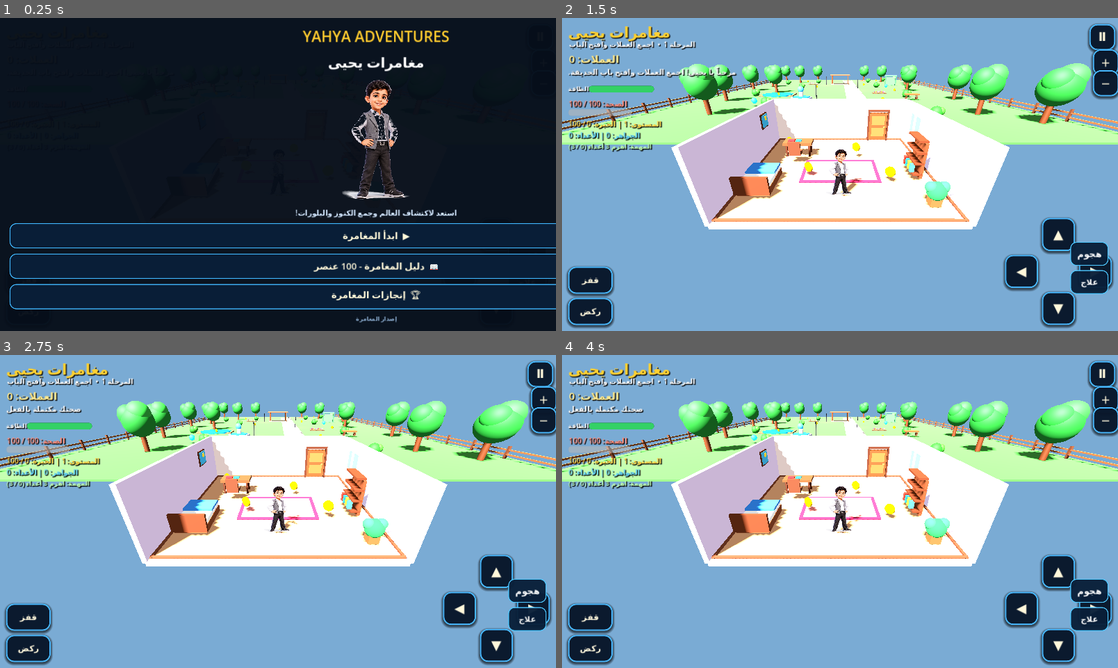
Above: before the commit, frames 1-4 (two rows, left to right).
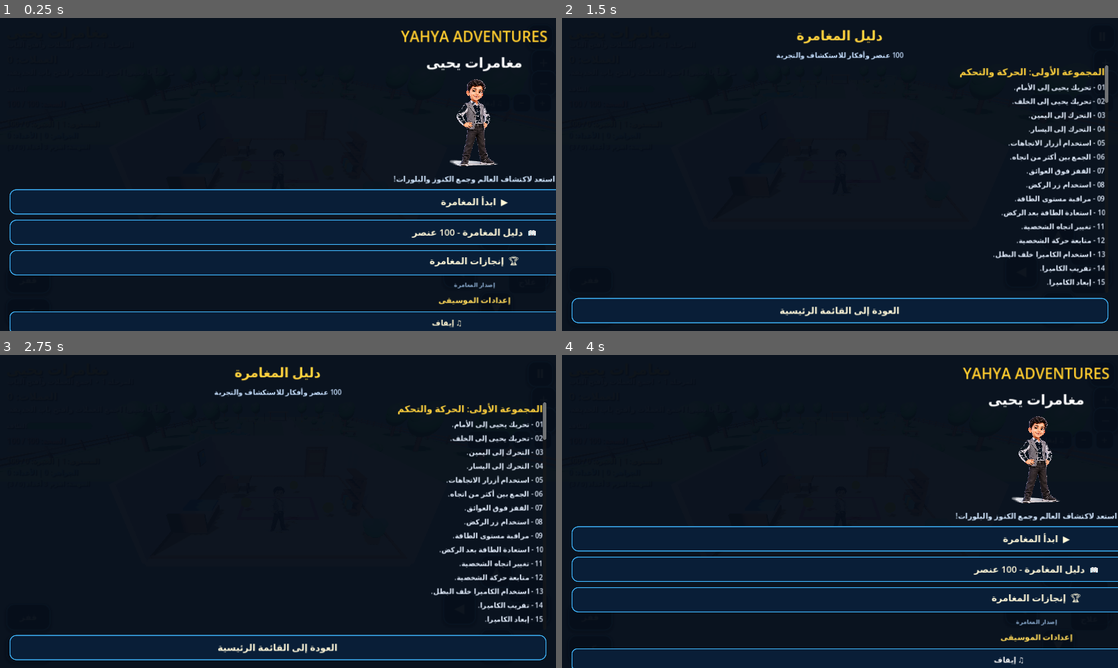
Above: after the commit, the same moments.

Repository: croceh2021-crypto/Yahya-Adventures
Game: Godot game, scene res://Main.tscn
The game is run twice, just before and just after one commit, with the same random seed, the same clock (stepped at 60 frames per second) and the same inputs.
Inputs:
- Up to frame 1 (0.25 s): no input
- Up to frame 2 (1.5 s): click "▲" at 0.5 s; click "◀" at 1.25 s
- Up to frame 3 (2.75 s): click "▶" at 2 s
- Up to frame 4 (4 s): click "▼" at 2.75 s; click "ركض" at 3.5 s

The runs differ from the first frame. In frame 1, 13% of the frame differs, in the area x 1-100%, y 4-100%; in frame 2, 97%; in frame 3, 97%, in the area x 0-100%, y 0-100%; in frame 4, 97%.
Error in both runs: Trying to cast a freed object. (res://Scripts/touch_input_fix.gd:80)

Commit message:
Replace adventure_expansion script with music_system

Diff:
--- a/Main.tscn
+++ b/Main.tscn
@@ -1,7 +1,7 @@
 
 [gd_scene load_steps=2 format=3]
 
-[ext_resource type="Script" path="res://Scripts/adventure_expansion.gd" id="1_main"]
+[ext_resource type="Script" path="res://Scripts/music_system.gd" id="1_main"]
 
 [node name="Main" type="Node3D"]
 script = ExtResource("1_main")
